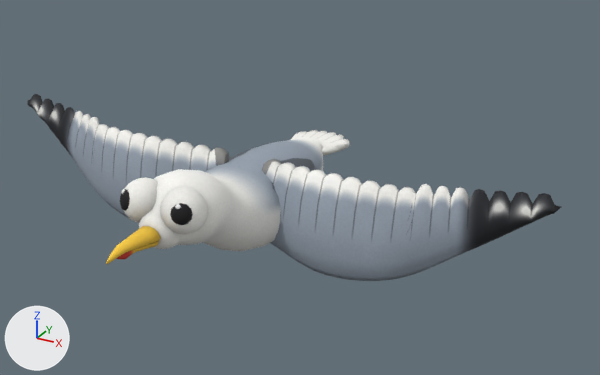
The FBX model Assets/Models/Aves/Ave_Gaviota/Ave_Gaviota.fbx as it was, and as the next commit left it.
Before and after are seen from a 50 mm lens placed at (1.82, -2.92, 1.53), pointed at (0.22, -0.01, 0.08). The axes (+X, +Y, +Z) are drawn at lower left. The lights are the same throughout. The picture after the commit comes second. Where no turn or scale is listed for an object, it has been applied to the vertices.

The first picture shows 'Ala_D', 'Ala_I', 'Cuerpo'.
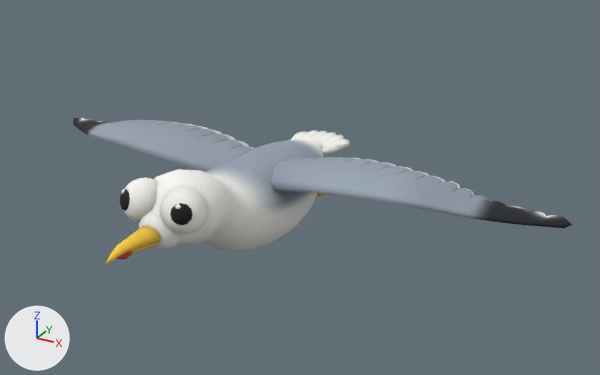
What differs and where, as boxes [x1, y1, x2, y2] in the pictures (600 x 375 px):
'Ala_I', deleted: before [262, 159, 561, 281]
'L_wing', now drawn: after [271, 157, 572, 228]
'Ala_D', deleted: before [27, 94, 230, 219]
'R_wing', now drawn: after [73, 117, 253, 172]

The edits, one by one:
Mesh me_l_wing is new.
It has 847 vertices, 858 faces and spans x -0.081..1.177, y -0.06..0.127, z -0.331..0.17.
It uses material mat_m_ave_gaviota (picture img_ave_gaviota_basecolor_png).
Mesh me_r_wing is new.
It has 847 vertices, 858 faces and spans x -1.177..0.081, y -0.06..0.127, z -0.331..0.17.
It uses material mat_m_ave_gaviota (picture img_ave_gaviota_basecolor_png).
Object 'Ala_I' (ob_ala_i) is deleted.
Object 'Ala_D' (ob_ala_d) is deleted.
Object 'R_wing' (ob_r_wing) now shows me_r_wing instead of nothing.
Object 'L_wing' (ob_l_wing) now shows me_l_wing instead of nothing.
